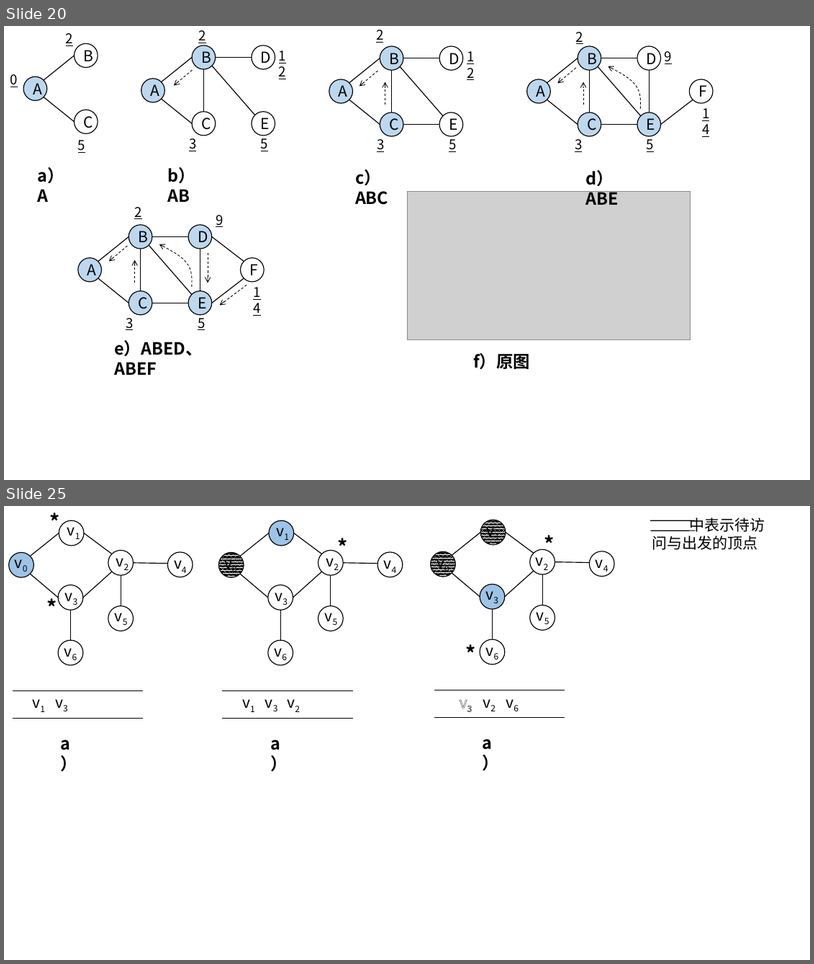
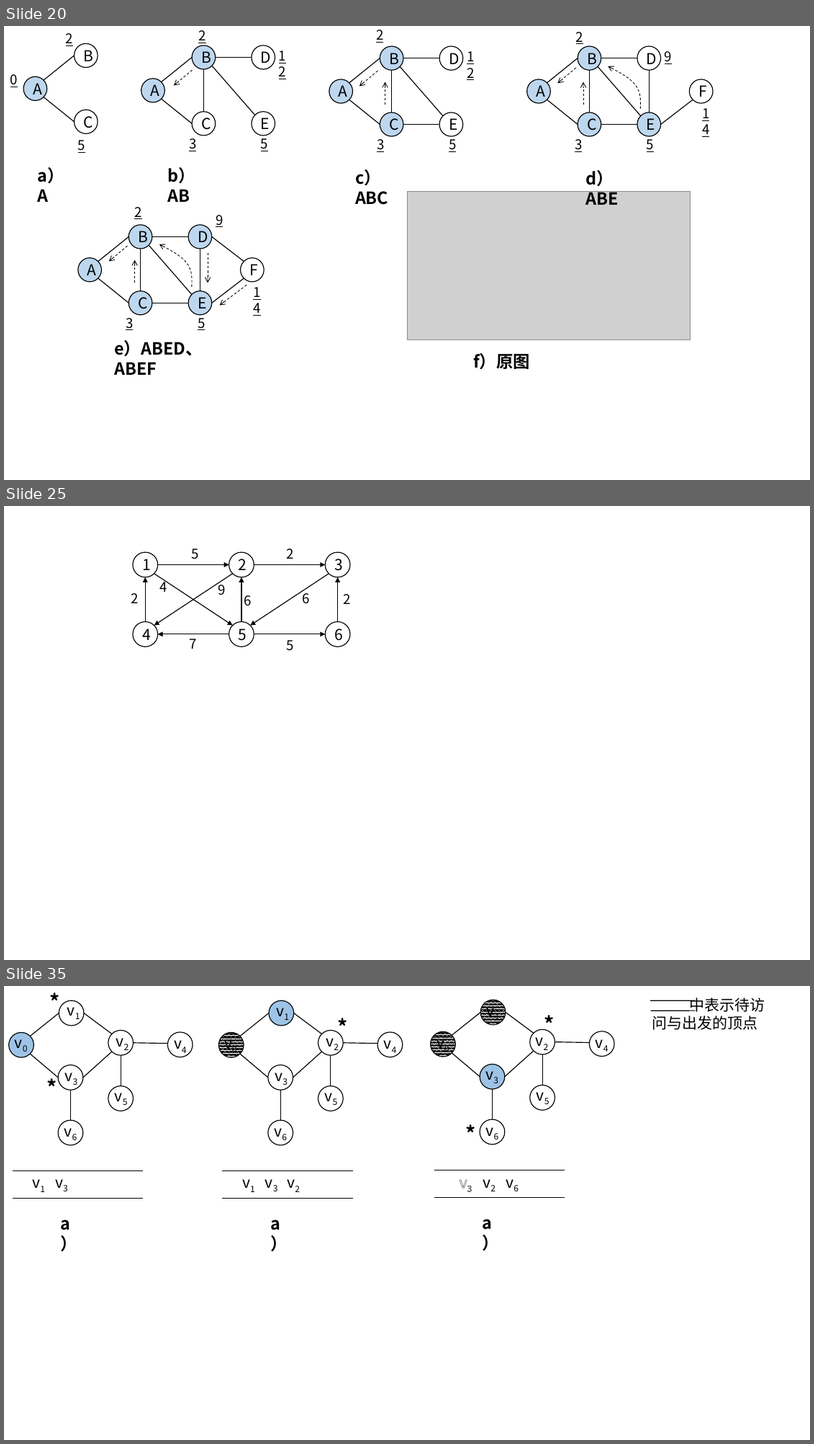
Before and after one commit to CoreLoop163/CoreLoopBooks, a slide deck: data_structure/assets/pics_and_ppts/ch5/画图用、.pptx. Shown one above the other, each under a label of ours: slides 20 and 25 before the commit, slides 20, 25 and 35 after it; the slides between them are not shown. The pictures are 814x964 and 814x1444 pixels, drawn with LibreOffice and Linux fonts; fonts in the diff are those of the drawing; grey boxes stand for pictures. Boxes give left, top, right and bottom in pixels: in the first picture for what was removed or moved away, otherwise in the second. Text is boxed around its words. In the diff, an @@ line names an element or a change of style, - is before the commit and + after.

```diff
--- a/data_structure/assets/pics_and_ppts/ch5/画图用、.pptx
+++ b/data_structure/assets/pics_and_ppts/ch5/画图用、.pptx
@@ slide 25 added at box(4, 506, 810, 960), background #FFFFFF @@
@@ text added at box(191, 548, 198, 559), 16 pt, text #000000 @@
+5
@@ text added at box(287, 548, 294, 559), 16 pt, text #000000 @@
+2
@@ ellipse added at box(133, 552, 157, 577), fill #FFFFFF, outline #000000 1 pt, 18 pt, text #000000 @@
+1
@@ arrow added from (157, 565) to (229, 565), #000000 1 pt @@
@@ ellipse added at box(229, 552, 254, 577), fill #FFFFFF, outline #000000 1 pt, 18 pt, text #000000 @@
+2
@@ arrow added from (254, 565) to (325, 565), #000000 1 pt @@
@@ ellipse added at box(325, 552, 350, 577), fill #FFFFFF, outline #000000 1 pt, 18 pt, text #000000 @@
+3
@@ arrow added from (146, 621) to (146, 577), #000000 1 pt @@
@@ arrow added from (154, 574) to (233, 626), #000000 1 pt @@
@@ arrow added from (233, 574) to (154, 626), #000000 1 pt @@
@@ text added at box(160, 578, 167, 592), 16 pt, text #000000 @@
+4
@@ text added at box(219, 581, 226, 595), 16 pt, text #000000 @@
+9
@@ arrow added from (242, 621) to (242, 577), #000000 1 pt @@
@@ arrow added from (329, 574) to (250, 626), #000000 1 pt @@
@@ text added at box(303, 590, 310, 604), 16 pt, text #000000 @@
+6
@@ arrow added from (338, 621) to (338, 577), #000000 1 pt @@
@@ text added at box(131, 593, 138, 603), 16 pt, text #000000 @@
+2
@@ text added at box(244, 595, 251, 606), 16 pt, text #000000 @@
+6
@@ text added at box(344, 594, 351, 604), 16 pt, text #000000 @@
+2
@@ ellipse added at box(133, 621, 157, 646), fill #FFFFFF, outline #000000 1 pt, 18 pt, text #000000 @@
+4
@@ arrow added from (229, 634) to (157, 634), #000000 1 pt @@
@@ ellipse added at box(229, 621, 254, 646), fill #FFFFFF, outline #000000 1 pt, 18 pt, text #000000 @@
+5
@@ arrow added from (254, 634) to (325, 634), #000000 1 pt @@
@@ ellipse added at box(325, 621, 350, 646), fill #FFFFFF, outline #000000 1 pt, 18 pt, text #000000 @@
+6
@@ text added at box(190, 638, 197, 649), 16 pt, text #000000 @@
+7
@@ text added at box(287, 640, 294, 651), 16 pt, text #000000 @@
+5
@@ what was slide 25 is now slide 35 @@
```
Also in this commit, not shown: 1 slide changed, 8 other slides added, 32 other files.
